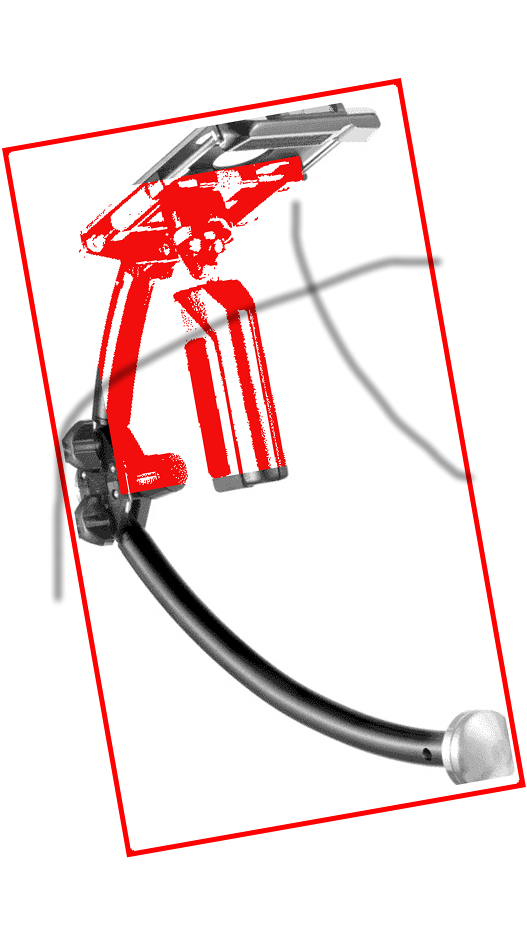
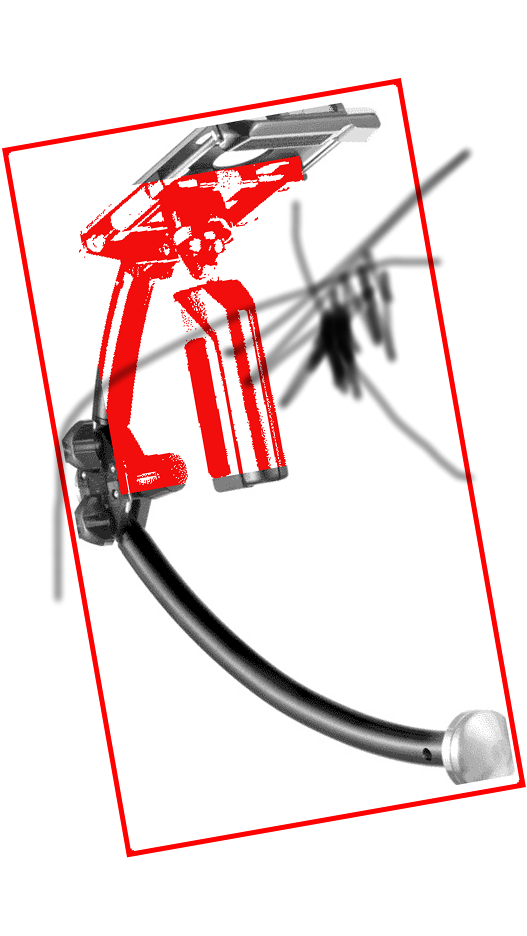
Layers edited between the first and the second w=527, h=936 image:
painted on "Merlin.psd" over box(218, 145, 475, 413)
